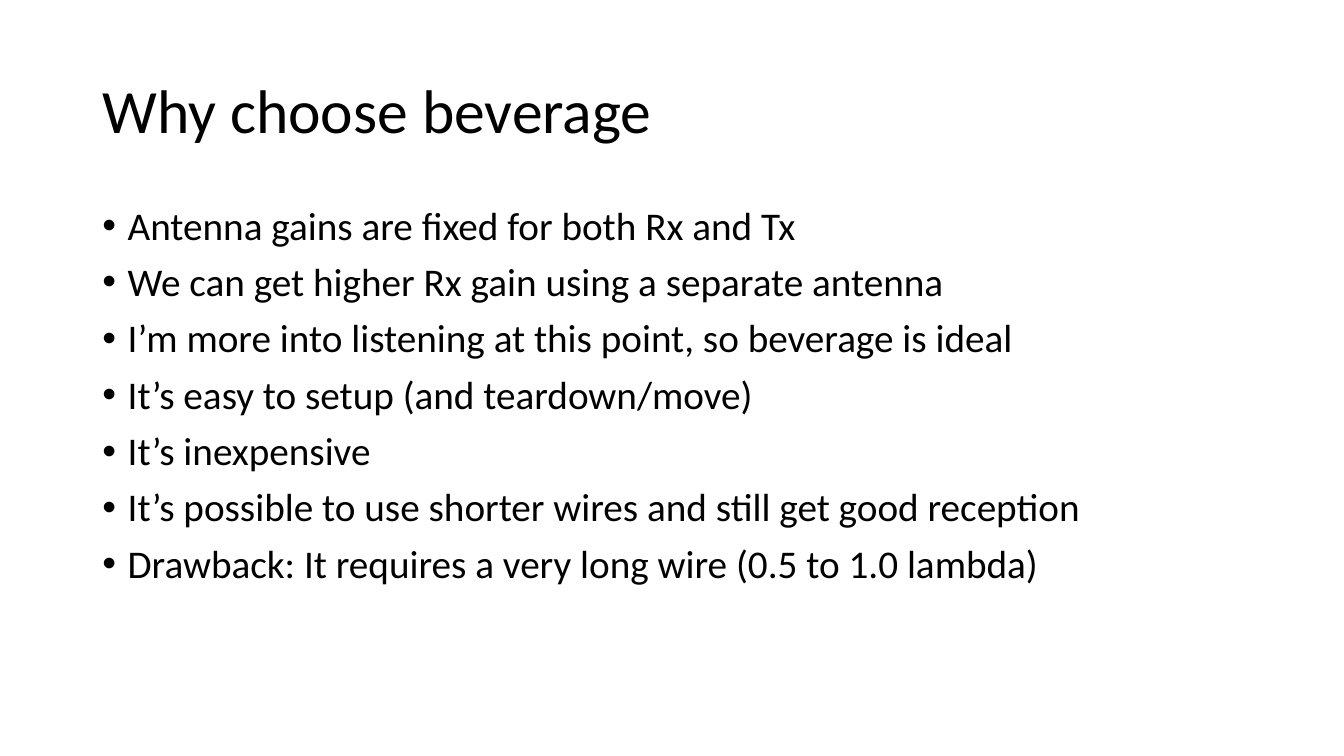
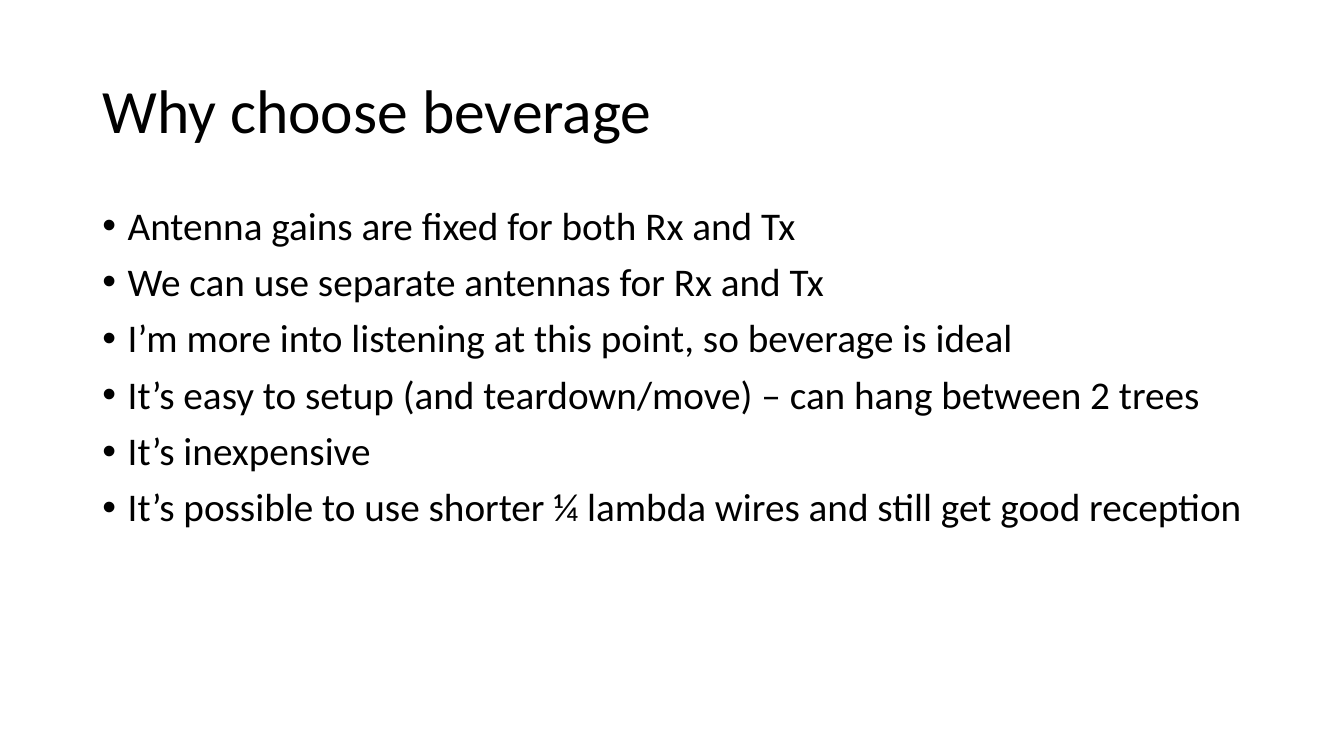
Before and after one commit to walrus7521/code, a slide deck: slide 2 of play/docs/my_bev.pptx. Drawn at 1344x756 pixels with LibreOffice and Linux fonts; fonts in the diff are those of the drawing. Boxes give left, top, right and bottom in pixels: in the first picture for what was removed or moved away, otherwise in the second. Text is boxed around its words. In the diff, an @@ line names an element or a change of style, - is before the commit and + after.

Commit message:
st

```diff
--- a/play/docs/my_bev.pptx
+++ b/play/docs/my_bev.pptx
@@ text at (128, 268, 824, 303): text changed @@
-• We can get higher Rx gain using a separate antenna
+• We can use separate antennas for Rx and Tx
@@ text at (128, 380, 1200, 416): text changed @@
-• It’s easy to setup (and teardown/move)
+• It’s easy to setup (and teardown/move) – can hang between 2 trees
@@ text at (128, 493, 1241, 528): text changed @@
-• It’s possible to use shorter wires and still get good reception
-• Drawback: It requires a very long wire (0.5 to 1.0 lambda)
+• It’s possible to use shorter ¼ lambda wires and still get good reception
```
Also in this commit, not shown: 2 other slides changed.
